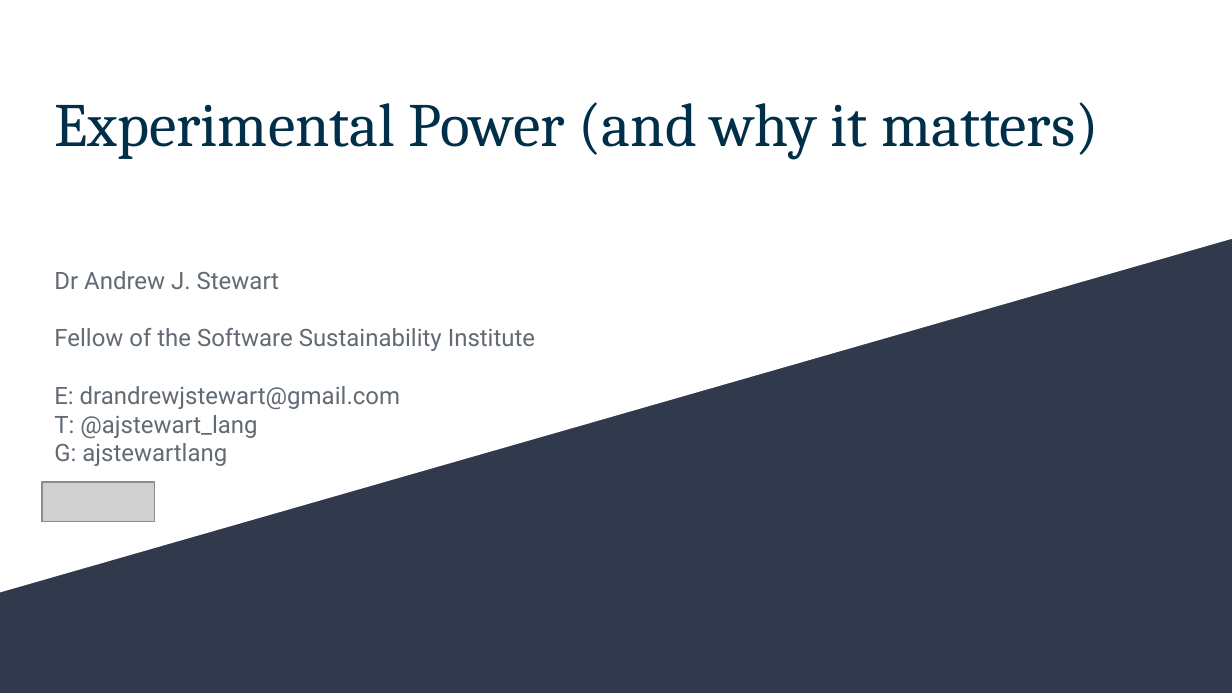
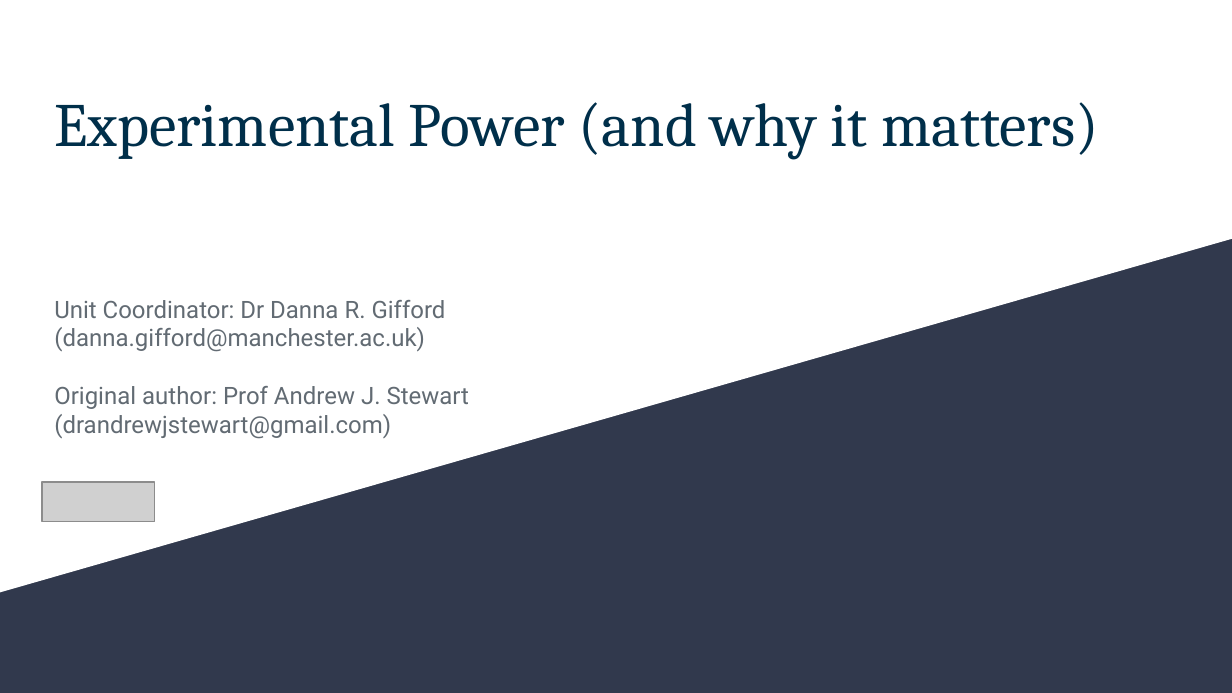
Before and after one commit to dannagifford/Wk6-13_experimental_power, a slide deck: slide 1 of slides/experimental_power.odp. Drawn at 1232x693 pixels with LibreOffice and Linux fonts; fonts in the diff are those of the drawing; grey boxes stand for pictures. Boxes give left, top, right and bottom in pixels: in the first picture for what was removed or moved away, otherwise in the second. Text is boxed around its words. In the diff, an @@ line names an element or a change of style, - is before the commit and + after.

Commit message:
Updated slide PDFs

```diff
--- a/slides/experimental_power.odp
+++ b/slides/experimental_power.odp
@@ subtitle at (x1=54, y1=300, x2=469, y2=439): text changed @@
-Dr Andrew J. Stewart
-Fellow of the Software Sustainability Institute
-E: drandrewjstewart@gmail.com
-T: @ajstewart_lang
-G: ajstewartlang
+Unit Coordinator: Dr Danna R. Gifford (danna.gifford@manchester.ac.uk)
+Original author: Prof Andrew J. Stewart (drandrewjstewart@gmail.com)
```
Also in this commit, not shown: 1 other file.
